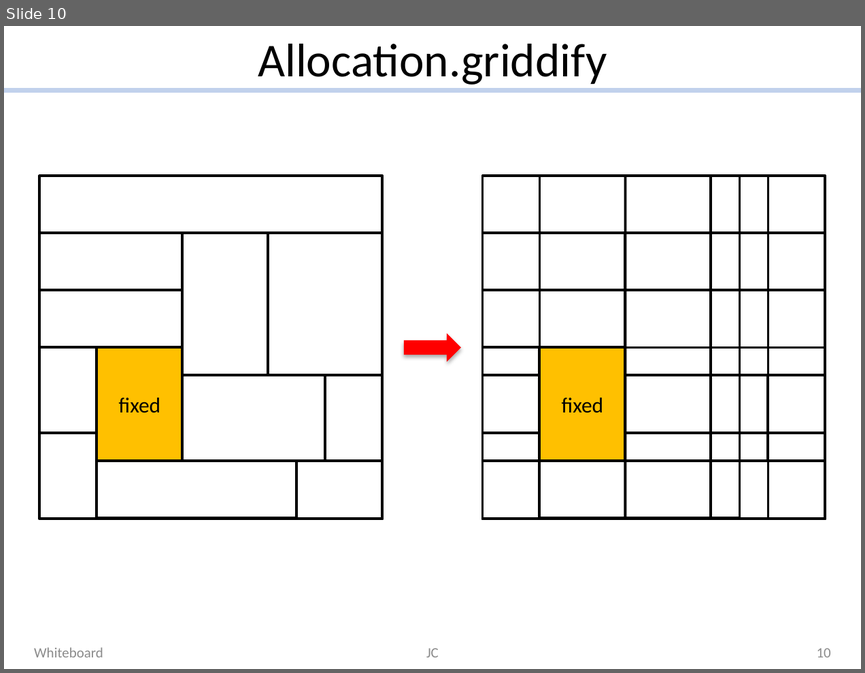
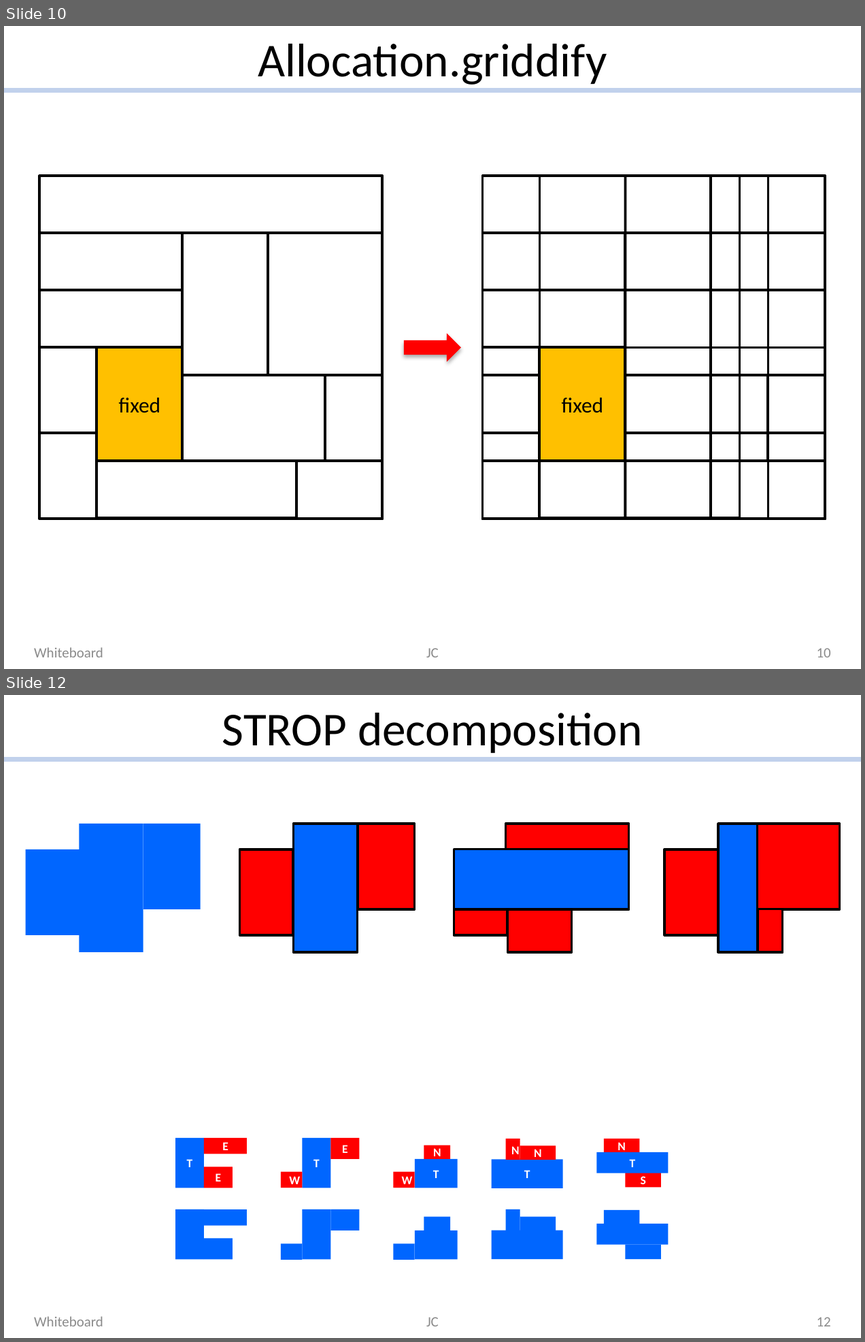
Before and after one commit to jordicf/FRAME, a slide deck: doc/Floorplan_picts.pptx. Shown one above the other, each under a label of ours: slide 10 before the commit, slides 10 and 12 after it; the slides between them are not shown. The pictures are 865x673 and 865x1342 pixels, drawn with LibreOffice and Linux fonts; fonts in the diff are those of the drawing. Boxes give left, top, right and bottom in pixels: in the first picture for what was removed or moved away, otherwise in the second. Text is boxed around its words. In the diff, an @@ line names an element or a change of style, - is before the commit and + after.

Commit message:
minor changes t STROP doc

```diff
--- a/doc/Floorplan_picts.pptx
+++ b/doc/Floorplan_picts.pptx
@@ slide 12 added at box(4, 695, 861, 1338), background #FFFFFF; not listed: 1 template element that a slide beside it also shows @@
@@ title added at box(222, 713, 643, 758), 39.6 pt, text #000000 @@
+STROP decomposition
@@ group added at box(26, 824, 839, 952): 18 rectangles @@
@@ group added at box(175, 1138, 668, 1189): 15 rectangles @@
+T
+E
+E
+T
+E
+W
+T
+N
+W
+T
+N
+N
+N
+S
+T
@@ group added at box(175, 1209, 668, 1259): 15 rectangles @@
@@ text added at box(34, 1316, 103, 1326), 12 pt, text #8C8C8C @@
+Whiteboard
@@ text added at box(426, 1317, 439, 1326), 12 pt, text #8C8C8C @@
+JC
@@ page number added at box(817, 1317, 831, 1326), 12 pt, text #8C8C8C @@
+12
```
Also in this commit, not shown: 1 slide changed, 2 other files.
